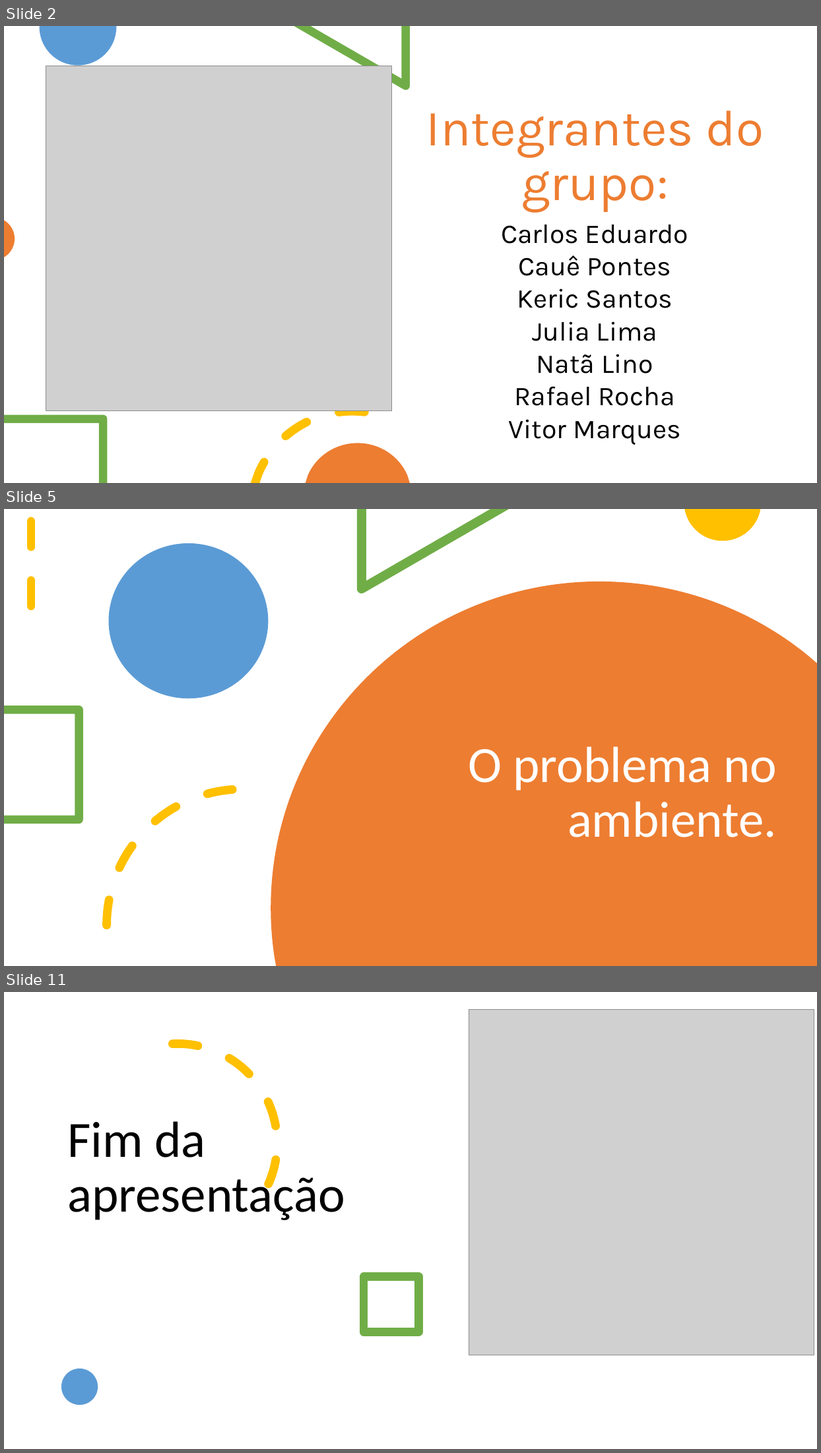
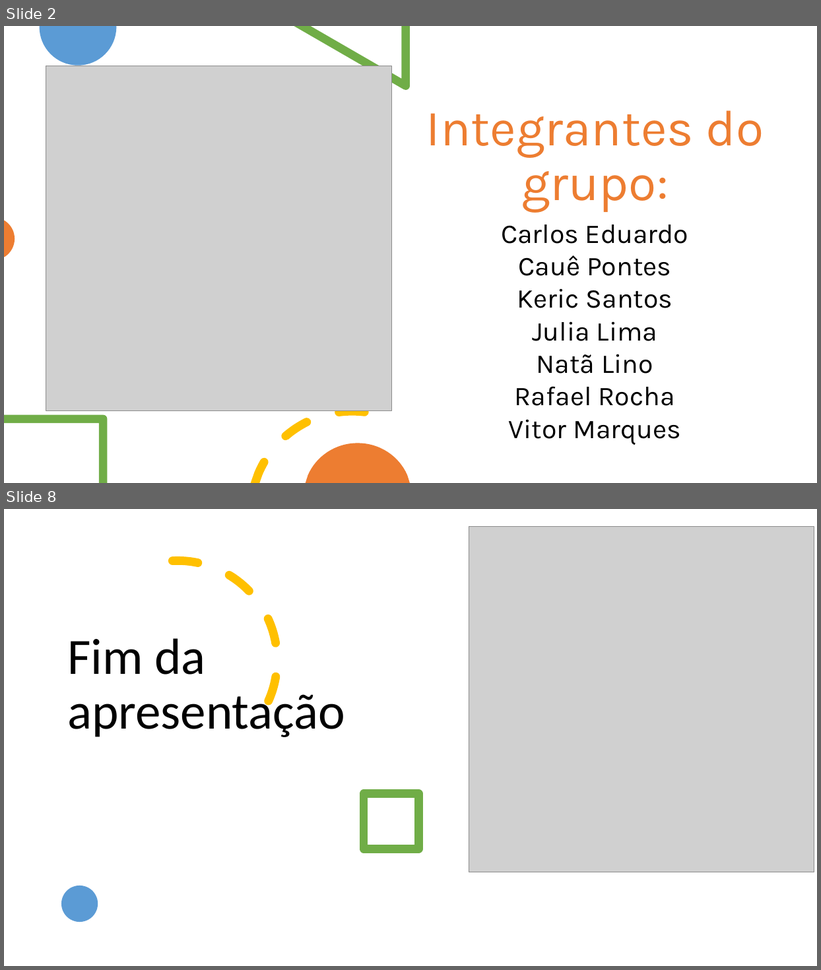
Before and after one commit to julialima1999/Limpeza_organiza-o, a slide deck: Apresentação/Limpeza e Organização.pptx. Shown one above the other, each under a label of ours: slides 2, 5 and 11 before the commit, slides 2 and 8 after it; the slides between them are not shown. The pictures are 821x1453 and 821x970 pixels, drawn with LibreOffice and Linux fonts; fonts in the diff are those of the drawing; grey boxes stand for pictures. Boxes give left, top, right and bottom in pixels: in the first picture for what was removed or moved away, otherwise in the second. Text is boxed around its words. In the diff, an @@ line names an element or a change of style, - is before the commit and + after.

```diff
--- a/Apresentação/Limpeza e Organização.pptx
+++ b/Apresentação/Limpeza e Organização.pptx
@@ slide 5 removed at (4, 509, 817, 966), background #FFFFFF @@
@@ line removed from (31, 521) to (31, 628) @@
@@ freeform shape removed at (357, 509, 509, 593) @@
@@ freeform shape removed at (684, 509, 760, 541) @@
@@ ellipse removed at (109, 543, 269, 698) @@
@@ freeform shape removed at (271, 582, 817, 966) @@
@@ freeform shape removed at (4, 706, 83, 824) @@
@@ title removed at (468, 747, 777, 838) @@
-O problema no ambiente.
@@ arc (boxed as its full ellipse) removed at (106, 789, 379, 966) @@
@@ what was slide 11 is now slide 8 @@
```
Also in this commit, not shown: 1 slide changed, 4 slides added, 6 other slides removed.
